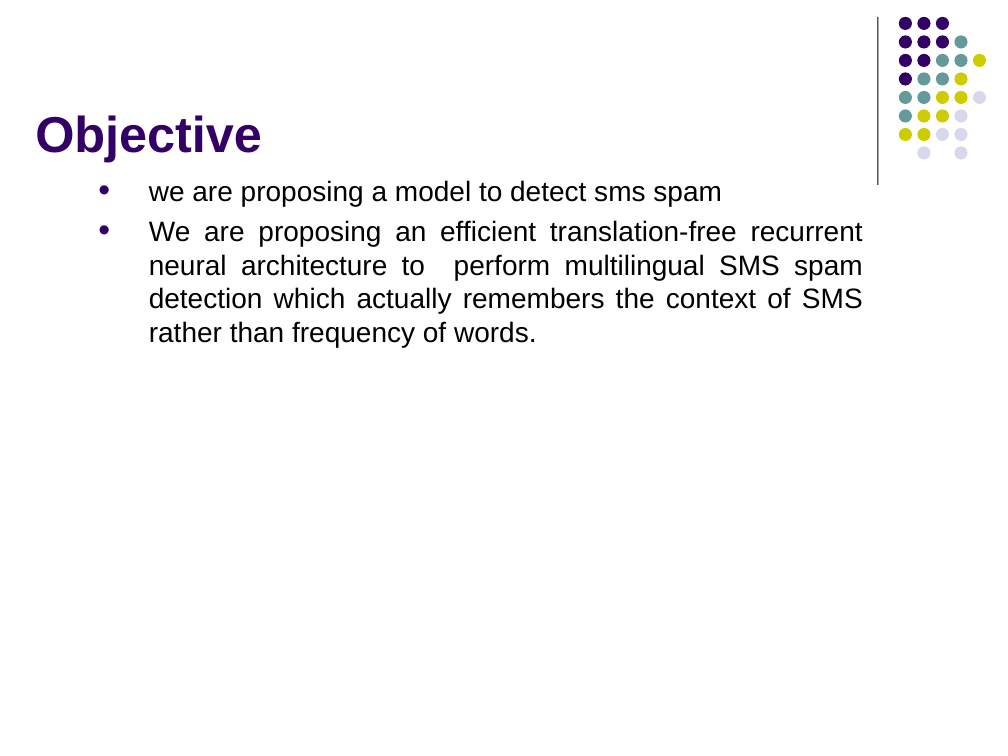
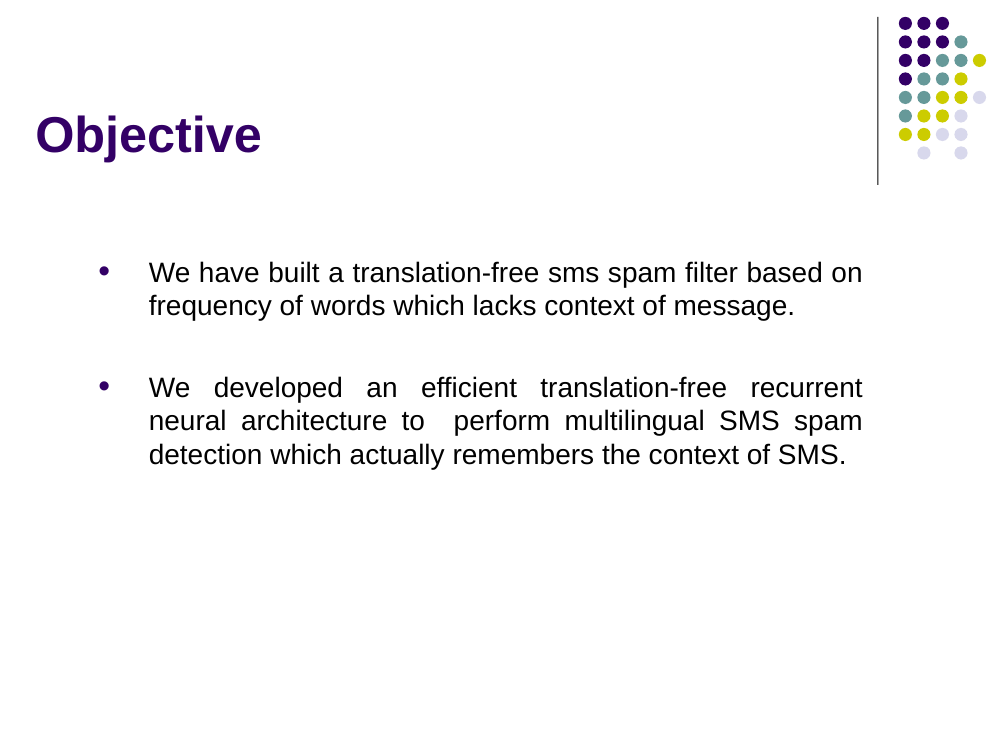
Before and after one commit to manohar9600/Multilingual-SMS-spam-detection-using-RNN, a slide deck: slide 3 of Resources/SPAMNEW PPT.pptx (slide 6 before the commit). Drawn at 1008x756 pixels with LibreOffice and Linux fonts; fonts in the diff are those of the drawing. Boxes give left, top, right and bottom in pixels: in the first picture for what was removed or moved away, otherwise in the second. Text is boxed around its words. In the diff, an @@ line names an element or a change of style, - is before the commit and + after.

```diff
--- a/Resources/SPAMNEW PPT.pptx
+++ b/Resources/SPAMNEW PPT.pptx
@@ text at <box>149,261,863,469</box>: text changed @@
-• we are proposing a model to detect sms spam
-• We are proposing an efficient translation-free recurrent neural architecture to perform multilingual SMS spam detection which actually remembers the context of SMS rather than frequency of words.
+• We have built a translation-free sms spam filter based on frequency of words which lacks context of message.
+• We developed an efficient translation-free recurrent neural architecture to perform multilingual SMS spam detection which actually remembers the context of SMS.
```
Also in this commit, not shown: 19 other slides changed, 13 slides added, 15 slides removed, 10 other files.
